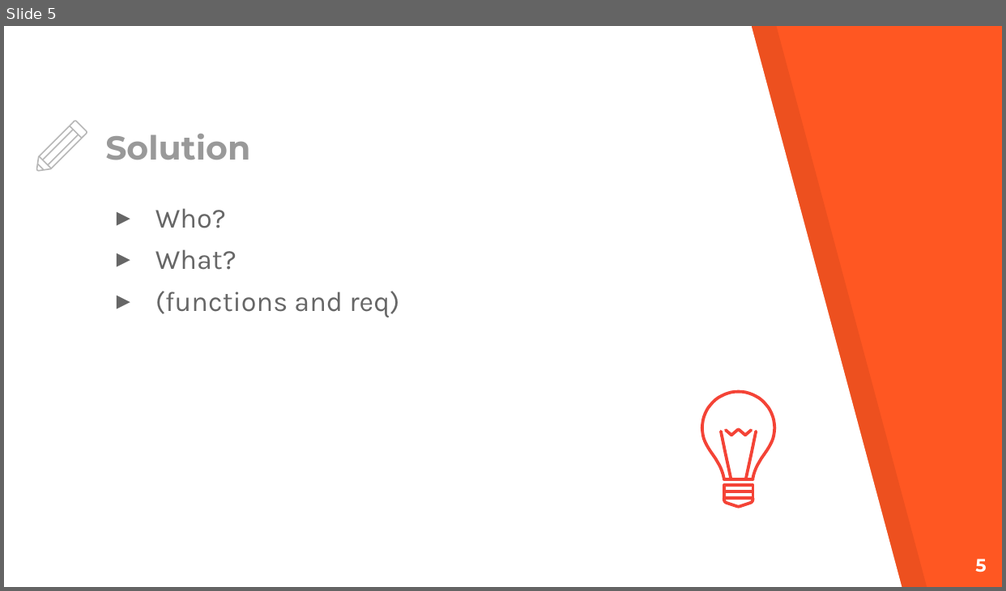
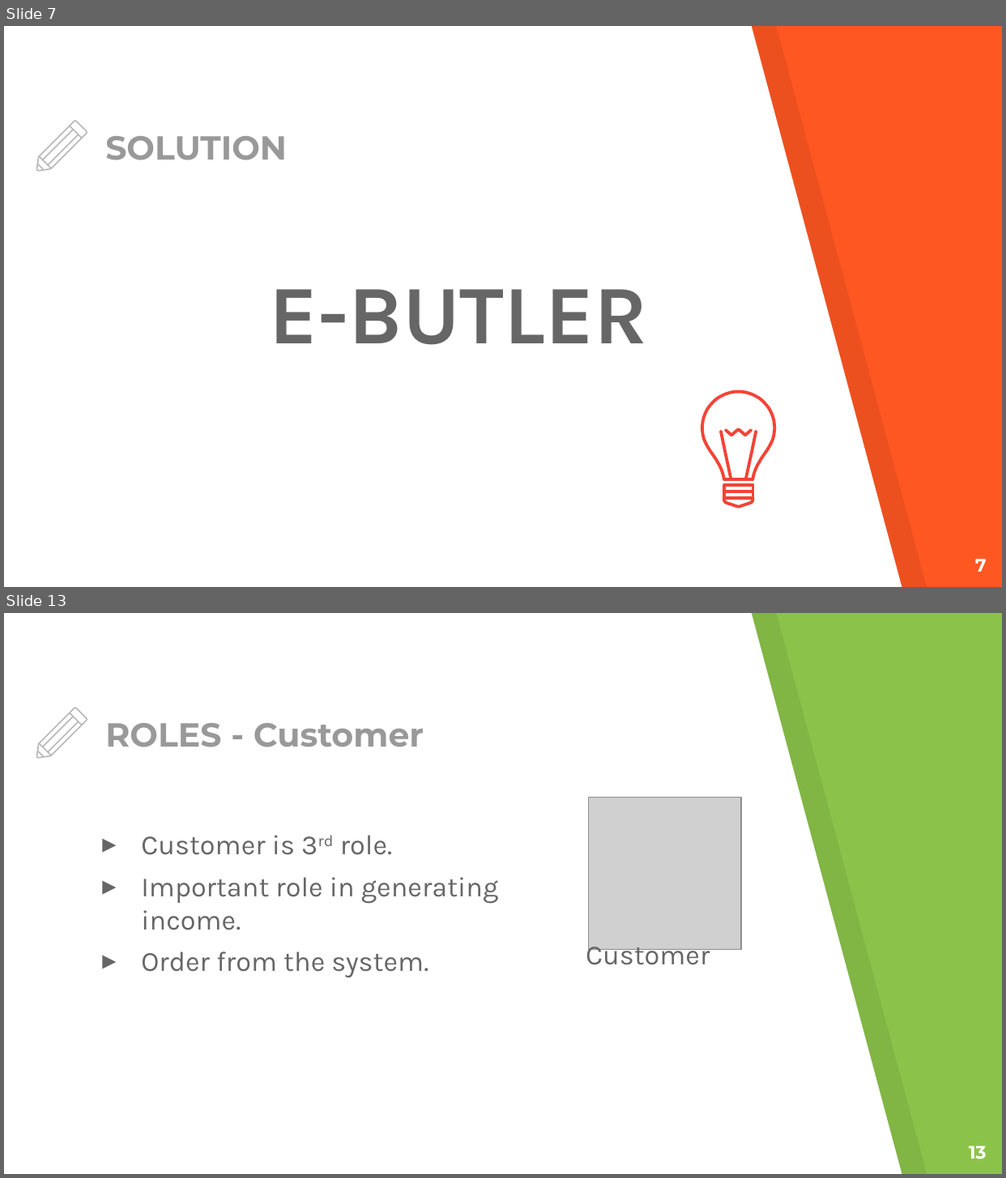
Before and after one commit to huukhang20/SWP391, a slide deck: Documents/pp_miniCap.pptx. Shown one above the other, each under a label of ours: slide 5 before the commit, slides 7 and 13 after it; the slides between them are not shown. The pictures are 1006x591 and 1006x1178 pixels, drawn with LibreOffice and Linux fonts; fonts in the diff are those of the drawing; grey boxes stand for pictures. Boxes give left, top, right and bottom in pixels: in the first picture for what was removed or moved away, otherwise in the second. Text is boxed around its words. In the diff, an @@ line names an element or a change of style, - is before the commit and + after.

```diff
--- a/Documents/pp_miniCap.pptx
+++ b/Documents/pp_miniCap.pptx
@@ slide 13 added at [4, 613, 1002, 1174], background #8BC34A; not listed: 2 template elements that a slide beside it also shows @@
@@ title added at [105, 723, 424, 747], 24 pt, text #999999, bold @@
+ROLES - Customer
@@ group added at [37, 708, 87, 759]: 6 freeform shapes @@
@@ picture added at [589, 798, 741, 950] @@
@@ text added at [141, 835, 499, 978], 20 pt, text #666666 @@
+▸ Customer is 3rd role.
+▸ Important role in generating income.
+▸ Order from the system.
@@ text added at [586, 940, 710, 965], 20 pt, text #666666 @@
+Customer
@@ page number added at [969, 1146, 987, 1160], 13 pt, text #FFFFFF, bold @@
+13
@@ what was slide 5 is now slide 7 @@
@@ slide 7 changed as well @@
@@ title at [105, 136, 287, 160]: text changed @@
-Solution
+SOLUTION
@@ text at [269, 289, 647, 345]: text changed; size 20 to 60 pt; bold on @@
-▸ Who?
-▸ What?
-▸ (functions and req)
+E-BUTLER
@@ page number at [975, 559, 987, 572]: text changed @@
-5
+7
```
Also in this commit, not shown: 6 other slides changed, 27 other slides added, 3 slides removed, 1 other file.
